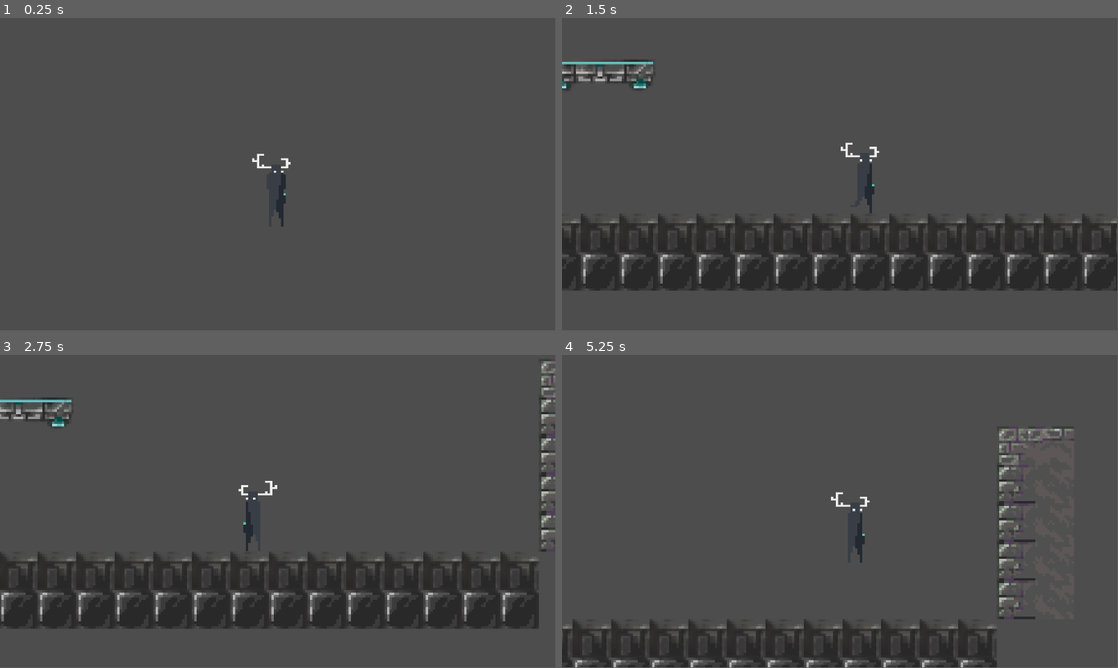
Above: before the commit, frames 1-4 (two rows, left to right).
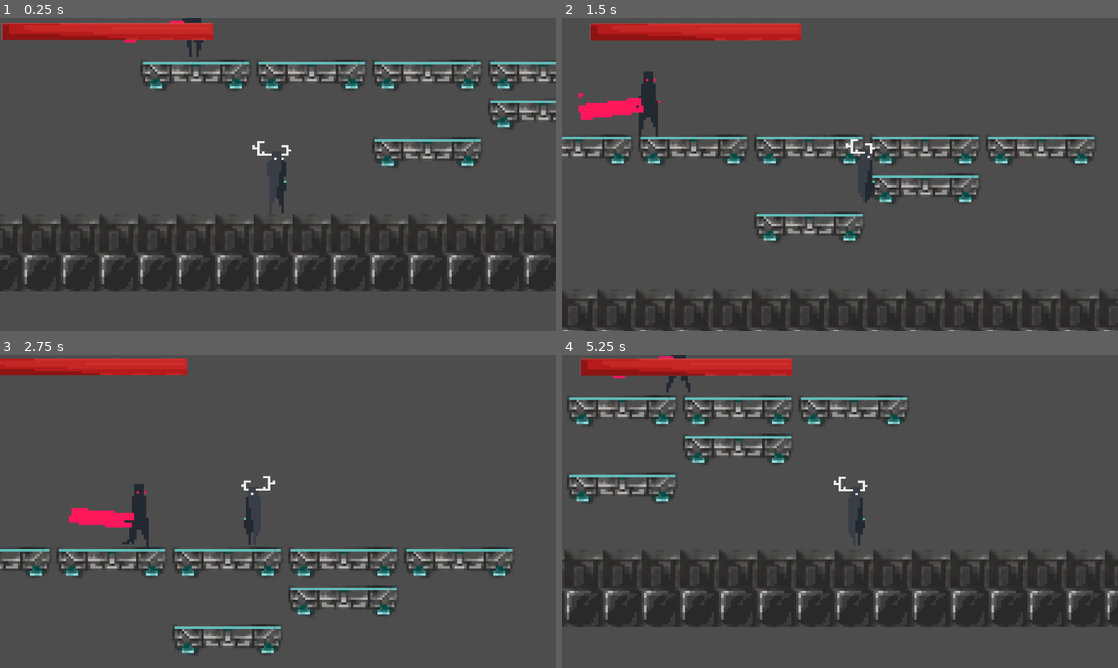
Above: after the commit, the same moments.

Repository: unclerosse/sozokujin-game
Game: Godot game, scene res://scenes/main.tscn
Same seed, same stepped clock (60 frames per second), same inputs: the game is played once before the commit and once after it.
Inputs:
- Up to frame 1 (0.25 s): no input
- Up to frame 2 (1.5 s): hold Right (player_right) from 0.53 s (still down); tap Up (player_jump) at 0.77 s
- Up to frame 3 (2.75 s): tap Up (player_jump) at 1.52 s; release Right (player_right) at 2.03 s; hold Left (player_left) from 2.03 s (still down)
- Up to frame 4 (5.25 s): release Left (player_left) at 2.78 s; hold Right (player_right) 2.78-4.28 s; tap Up (player_jump) at 3.02, 3.77, 4.52 s; hold Left (player_left) 4.28-5.03 s; hold Right (player_right) from 5.03 s (still down)
In our replay, the window is 799x449 before the commit and 800x450 after it. These sizes can differ from the game's own. Grey fills any space a smaller window leaves; there, only what the larger window draws over its background counts as a difference.

The runs differ from the first frame. In frame 1, 22% of the frame differs, in the area x 0-100%, y 0-88%; in frame 2, 31%, in the area x 0-100%, y 1-100%; in frame 3, 20%; in frame 4, 28%.

Commit message:
smth strange

Diff:
--- a/project.godot
+++ b/project.godot
@@ -14,6 +14,11 @@
 run/main_scene="res://scenes/main.tscn"
 config/features=PackedStringArray("4.0", "Forward Plus")
 config/icon="res://icon.svg"
+
+[display]
+
+window/stretch/mode="viewport"
+window/stretch/aspect="expand"
 
 [dotnet]
 
--- /dev/null
+++ b/scenes/interface.tscn
@@ -0,0 +1,12 @@
+[gd_scene load_steps=2 format=3 uid="uid://ouroofsfeetf"]
+
+[ext_resource type="Texture2D" uid="uid://cy47ksyptvvva" path="res://sprites/bar-transformed.png" id="1_h4gjr"]
+
+[node name="TextureProgressBar" type="TextureProgressBar"]
+offset_right = 192.0
+offset_bottom = 24.0
+value = 35.0
+nine_patch_stretch = true
+texture_progress = ExtResource("1_h4gjr")
+tint_under = Color(0.913725, 0.423529, 0.729412, 1)
+tint_progress = Color(0.917647, 0.945098, 0.956863, 1)
--- a/scenes/main.tscn
+++ b/scenes/main.tscn
@@ -1,6 +1,6 @@
 [gd_scene load_steps=5 format=3 uid="uid://c0uunmuovvwxi"]
 
-[ext_resource type="PackedScene" uid="uid://bbeigty2lmyas" path="res://scenes/Player.tscn" id="2_07kpe"]
+[ext_resource type="PackedScene" uid="uid://bbeigty2lmyas" path="res://scenes/player.tscn" id="2_07kpe"]
 [ext_resource type="PackedScene" uid="uid://bw7swc3s4vnoa" path="res://scenes/tile_map.tscn" id="3_4ycy0"]
 [ext_resource type="PackedScene" uid="uid://cek2p1nw2vlwb" path="res://scenes/BasicEnemy.tscn" id="4_lk7xc"]
 [ext_resource type="PackedScene" uid="uid://d5dq2s2p7vqr" path="res://scenes/Alex.tscn" id="4_nuoaq"]
@@ -21,4 +21,4 @@
 position = Vector2(-130, 260)
 
 [node name="player" parent="." instance=ExtResource("2_07kpe")]
-position = Vector2(1524, -401)
+position = Vector2(610, 467)
--- a/scenes/player.tscn
+++ b/scenes/player.tscn
@@ -15,6 +15,7 @@
 [ext_resource type="Texture2D" uid="uid://do1tqjgqi5qpr" path="res://sprites/PackCharacterPixelArt09/Player/Run/Player_Run_05.png" id="14_ybbb1"]
 [ext_resource type="Texture2D" uid="uid://4ani8bbk66ln" path="res://sprites/PackCharacterPixelArt09/Player/Run/Player_Run_06.png" id="15_sfxnx"]
 [ext_resource type="Texture2D" uid="uid://d0ou7mmjgwuw" path="res://sprites/PackCharacterPixelArt09/Player/Run/Player_Run_07.png" id="16_hmebn"]
+[ext_resource type="Texture2D" uid="uid://cy47ksyptvvva" path="res://sprites/bar-transformed.png" id="17_4r1fb"]
 [ext_resource type="Texture2D" uid="uid://bnfgesbt8fn3t" path="res://sprites/PackCharacterPixelArt09/Player/Run/Player_Run_08.png" id="17_201wb"]
 
 [sub_resource type="SpriteFrames" id="SpriteFrames_h7ywq"]
@@ -94,6 +95,7 @@
 [node name="Camera2D" type="Camera2D" parent="."]
 position_smoothing_enabled = true
 position_smoothing_speed = 7.3
+rotation_smoothing_speed = 7.0
 
 [node name="BodyCollision" type="CollisionShape2D" parent="."]
 position = Vector2(0, 15)
@@ -103,4 +105,13 @@
 wait_time = 2.5
 one_shot = true
 
+[node name="TextureProgressBar" type="TextureProgressBar" parent="."]
+offset_left = -574.0
+offset_top = -320.0
+offset_right = -134.0
+offset_bottom = -280.0
+value = 100.0
+nine_patch_stretch = true
+texture_progress = ExtResource("17_4r1fb")
+
 [connection signal="timeout" from="Timer" to="." method="_on_Timer_timeout"]
--- /dev/null
+++ b/scenes/test.tscn
@@ -0,0 +1,46 @@
+[gd_scene load_steps=3 format=3 uid="uid://bnsu0uh2qhog0"]
+
+[ext_resource type="Texture2D" uid="uid://cr1x3yp7qloq6" path="res://sprites/PackCharacterPixelArt09/Environments/Trees/TreeBack01.png" id="1_yxikp"]
+[ext_resource type="Texture2D" uid="uid://bqtjcslt48ydp" path="res://sprites/PackCharacterPixelArt09/Environments/Trees/TreeBack03.png" id="2_n0vum"]
+
+[node name="test" type="Node2D"]
+
+[node name="ParallaxBackground" type="ParallaxBackground" parent="."]
+
+[node name="ParallaxLayer" type="ParallaxLayer" parent="ParallaxBackground"]
+
+[node name="Sprite2D" type="Sprite2D" parent="ParallaxBackground/ParallaxLayer"]
+texture = ExtResource("1_yxikp")
+centered = false
+
+[node name="ParallaxLayer2" type="ParallaxLayer" parent="ParallaxBackground"]
+
+[node name="Sprite2D" type="Sprite2D" parent="ParallaxBackground/ParallaxLayer2"]
+texture = ExtResource("1_yxikp")
+centered = false
+
+[node name="ParallaxLayer3" type="ParallaxLayer" parent="ParallaxBackground"]
+
+[node name="Sprite2D" type="Sprite2D" parent="ParallaxBackground/ParallaxLayer3"]
+texture = ExtResource("1_yxikp")
+centered = false
+
+[node name="ParallaxLayer4" type="ParallaxLayer" parent="ParallaxBackground"]
+
+[node name="Sprite2D" type="Sprite2D" parent="ParallaxBackground/ParallaxLayer4"]
+position = Vector2(160, 0)
+texture = ExtResource("1_yxikp")
+centered = false
+
+[node name="ParallaxLayer5" type="ParallaxLayer" parent="ParallaxBackground"]
+
+[node name="Sprite2D" type="Sprite2D" parent="ParallaxBackground/ParallaxLayer5"]
+texture = ExtResource("2_n0vum")
+centered = false
+
+[node name="ParallaxLayer6" type="ParallaxLayer" parent="ParallaxBackground"]
+
+[node name="Sprite2D" type="Sprite2D" parent="ParallaxBackground/ParallaxLayer6"]
+position = Vector2(80, 0)
+texture = ExtResource("1_yxikp")
+centered = false
--- a/scenes/tile_map.tscn
+++ b/scenes/tile_map.tscn
@@ -10,15 +10,17 @@
 0:0/0/physics_layer_0/linear_velocity = Vector2(0, 0)
 0:0/0/physics_layer_0/angular_velocity = 0.0
 0:0/0/physics_layer_0/polygon_0/points = PackedVector2Array(-7, -7, 8, -7, 8, -6, -7, -6)
-0:0/0/physics_layer_0/polygon_0/one_way_margin = 0.0
+0:0/0/physics_layer_0/polygon_0/one_way = true
 1:0/0 = 0
 1:0/0/physics_layer_0/linear_velocity = Vector2(0, 0)
 1:0/0/physics_layer_0/angular_velocity = 0.0
 1:0/0/physics_layer_0/polygon_0/points = PackedVector2Array(-8.5, -7, 8, -7, 8, -6, -8.5, -6)
+1:0/0/physics_layer_0/polygon_0/one_way = true
 2:0/0 = 0
 2:0/0/physics_layer_0/linear_velocity = Vector2(0, 0)
 2:0/0/physics_layer_0/angular_velocity = 0.0
 2:0/0/physics_layer_0/polygon_0/points = PackedVector2Array(-8, -7, 8, -7, 8, -6, -8, -6)
+2:0/0/physics_layer_0/polygon_0/one_way = true
 7:0/0 = 0
 7:0/0/physics_layer_0/linear_velocity = Vector2(0, 0)
 7:0/0/physics_layer_0/angular_velocity = 0.0
Binary file added: scenes/bar.jpg
Not shown: 1 places in scenes/player.tscn that only renumber resources
Binary file added: sprites/bar-transformed.png
Binary file removed: sprites/ground.png
Not shown, removed: sprites/ground.png.import
